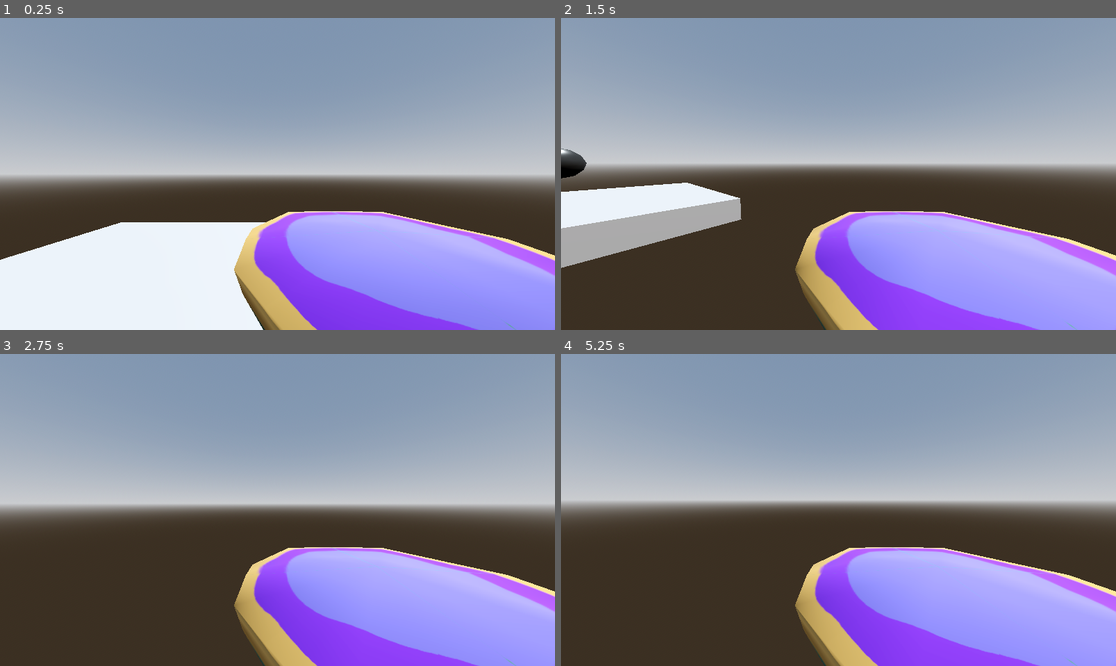
Above: before the commit, frames 1-4 (two rows, left to right).
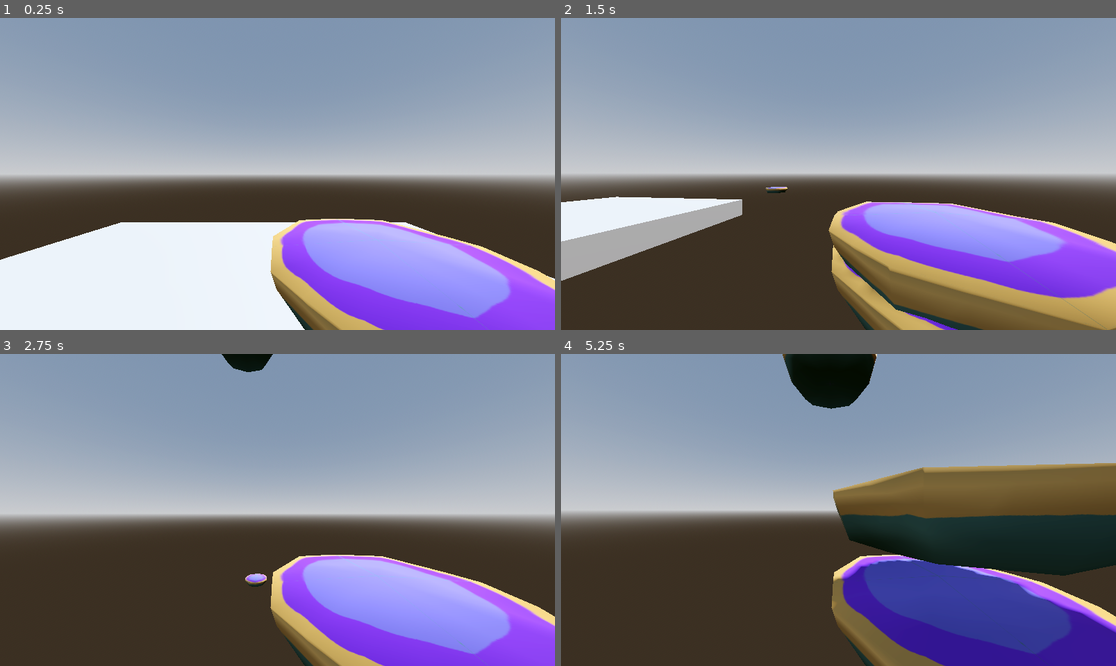
Above: after the commit, the same moments.

Repository: ColinNeary/Splash-Roulette
Game: Godot game, scene res://Scenes/Overworld/overworld.tscn
Same seed, same stepped clock (60 frames per second), same inputs: the game is played once before the commit and once after it.
Inputs (mouse positions are in pixels of both pictures, inside the frame that each line leads up to):
- Up to frame 1 (0.25 s): no input
- Up to frame 2 (1.5 s): tap Enter at 0.5 s; move the mouse to (960, 158) at 0.52 s; hold D (move_right) 0.53-1.28 s; click (960, 158) at 0.6 s; tap Space (jump) at 0.77, 1.07 s; tap ` (freefly) at 0.8, 1.35 s; move the mouse to (810, 174) at 1.27 s; hold W (move_forward) from 1.28 s (still down); click (810, 174) at 1.42 s
- Up to frame 3 (2.75 s): keep holding W (move_forward); tap Space (jump) at 1.52, 1.82, 2.3 s; tap Shift (sprint) at 1.55, 2.1 s; move the mouse to (288, 503) at 2.02 s; click (288, 503) at 2.17 s
- Up to frame 4 (5.25 s): keep holding W (move_forward); move the mouse to (832, 516) at 2.77 s; tap Space (jump) at 2.85, 3.02, 3.32, 3.77, 4.07, 4.25, 4.52, 4.82 s; click (832, 516) at 3.05 s; move the mouse to (877, 513) at 3.52 s; click (877, 513) at 3.6 s; tap ` (freefly) at 3.8, 4.35 s; move the mouse to (794, 506) at 4.27 s; click (794, 506) at 4.42 s; tap Shift (sprint) at 4.55, 5.1 s; move the mouse to (844, 510) at 5.02 s; click (844, 510) at 5.17 s

The runs differ from the first frame. In frame 1, 10% of the frame differs, in the area x 42-100%, y 61-100%; in frame 2, 29%; in frame 3, 18%; in frame 4, 38%, in the area x 0-100%, y 0-100%.

Commit message:
Potion can be thrown

Diff:
--- a/Scenes/Entities/Player/Player.tscn
+++ b/Scenes/Entities/Player/Player.tscn
@@ -17,8 +17,25 @@
 [node name="Player" type="CharacterBody3D" unique_id=1964359459]
 collision_layer = 2
 script = ExtResource("1_ucva2")
+can_move = null
+has_gravity = null
+can_jump = null
 can_sprint = true
 can_freefly = true
+look_speed = null
+base_speed = null
+jump_velocity = null
+sprint_speed = null
+freefly_speed = null
+input_left = null
+input_right = null
+input_forward = null
+input_back = null
+input_jump = null
+input_sprint = null
+input_freefly = null
+throw_force = null
+added_arc = null
 
 [node name="Mesh" type="MeshInstance3D" parent="." unique_id=1959429802]
 transform = Transform3D(1, 0, 0, 0, 1, 0, 0, 0, 1, 0, 0.9, 0)
@@ -34,7 +51,9 @@
 transform = Transform3D(1, 0, 0, 0, 1, 0, 0, 0, 1, 0, 1.7, 0)
 
 [node name="Camera3D" type="Camera3D" parent="Head" unique_id=1146645517]
+unique_name_in_owner = true
 fov = 90.0
 
 [node name="Potion" parent="Head" unique_id=1538363055 instance=ExtResource("2_qer5h")]
+unique_name_in_owner = true
 transform = Transform3D(1, 0, 0, 0, 1, 0, 0, 0, 1, 0.75568926, -0.7772691, -1.1849611)
--- a/Scenes/Entities/Player/player.gd
+++ b/Scenes/Entities/Player/player.gd
@@ -5,6 +5,7 @@
 
 extends CharacterBody3D
 
+@export_group("Actions")
 ## Can we move around?
 @export var can_move : bool = true
 ## Are we affected by gravity?
@@ -44,17 +45,28 @@
 ## Name of Input Action to toggle freefly mode.
 @export var input_freefly : String = "freefly"
 
+## Determines throw behavior
+@export_group("Throwing")
+## Force the potion is thrown at target with
+@export var throw_force : float = 10
+## Extra upwards tilt added to the throw angle
+@export var added_arc : float = .3
+
+## IMPORTANT REFERENCES
+@onready var head: Node3D = $Head
+@onready var collider: CollisionShape3D = $Collider
+@onready var camera: Camera3D = %Camera3D
+@onready var potion: Potion = %Potion
+
 var mouse_captured : bool = false
 var look_rotation : Vector2
 var move_speed : float = 0.0
 var freeflying : bool = false
 
-## IMPORTANT REFERENCES
-@onready var head: Node3D = $Head
-@onready var collider: CollisionShape3D = $Collider
 
 func _ready() -> void:
 	check_input_mappings()
+	capture_mouse()
 	look_rotation.y = rotation.y
 	look_rotation.x = head.rotation.x
 
@@ -68,6 +80,10 @@
 	# Look around
 	if mouse_captured and event is InputEventMouseMotion:
 		rotate_look(event.relative)
+
+	# Throw potion
+	if Input.is_action_just_pressed("action_fire"):
+		throw_potion()
 
 	# Toggle freefly mode
 	if can_freefly and Input.is_action_just_pressed(input_freefly):
@@ -176,3 +192,11 @@
 	if can_freefly and not InputMap.has_action(input_freefly):
 		push_error("Freefly disabled. No InputAction found for input_freefly: " + input_freefly)
 		can_freefly = false
+
+# Determines direction and force to throw potion
+func throw_potion() -> void:
+	var forward_dir := -camera.get_global_transform().basis.z
+	forward_dir.y += added_arc
+	var random_torque = Vector3(randf_range(-.1, .1), randf_range(-.1, .1), randf_range(-.1, .1))
+
+	potion.throw(forward_dir, throw_force, random_torque)
--- a/Scenes/Potion/Potion.tscn
+++ b/Scenes/Potion/Potion.tscn
@@ -7,28 +7,22 @@
 height = 0.50561523
 radius = 0.92822266
 
-[node name="Potion" type="Node3D" unique_id=1538363055]
-transform = Transform3D(0.8, 0, 0, 0, 0.8, 0, 0, 0, 0.8, 0, 0, 0)
-script = ExtResource("1_dt4k1")
-
-[node name="RigidBody3D" type="RigidBody3D" parent="." unique_id=406657175]
-unique_name_in_owner = true
+[node name="Potion" type="RigidBody3D" unique_id=406657175]
 collision_layer = 0
 collision_mask = 0
 freeze = true
+script = ExtResource("1_dt4k1")
 
-[node name="CollisionShape3D" type="CollisionShape3D" parent="RigidBody3D" unique_id=241060116]
+[node name="CollisionShape3D" type="CollisionShape3D" parent="." unique_id=241060116]
 transform = Transform3D(1, 0, 0, 0, 1, 0, 0, 0, 1, 0, 0.07849121, 0)
 shape = SubResource("CylinderShape3D_dyfog")
 
 [node name="Mesh" parent="." unique_id=1040727149 instance=ExtResource("2_1qwat")]
+transform = Transform3D(0.8, 0, 0, 0, 0.8, 0, 0, 0, 0.8, 0, 0, 0)
 
 [node name="Lifetime Timer" type="Timer" parent="." unique_id=1045884645]
 unique_name_in_owner = true
 wait_time = 60.0
 one_shot = true
 
-[connection signal="body_entered" from="RigidBody3D" to="." method="_on_rigid_body_entered"]
-[connection signal="timeout" from="Lifetime Timer" to="." method="_on_lifetime_timer_timeout"]
-
 [editable path="Mesh"]
--- a/Scenes/Potion/potion.gd
+++ b/Scenes/Potion/potion.gd
@@ -1,28 +1,25 @@
 extends Node3D
 class_name Potion
 
-@onready var rigid_body: RigidBody3D = %RigidBody3D
 @onready var lifetime_timer: Timer = %"Lifetime Timer"
 
 
-func throw(dir:Vector3, force:float) -> void:
+func throw(dir:Vector3, force:float, torque:Vector3) -> void:
 	# Create clone
 	var clone : Node3D = self.duplicate()
 	get_tree().current_scene.add_child(clone)
 
 	# Collisions
-	clone.scale = Vector3(.8, .8, .8)
 	clone.global_position = self.global_position
-	clone.rigid_body.set_collision_mask_value(1, true) # potion will scan for walls
-	clone.rigid_body.set_collision_mask_value(2, true) # potion will scan for enemies
-	clone.rigid_body.contact_monitor = true
-	clone.rigid_body.max_contacts_reported = 1
+	clone.set_collision_mask_value(1, true) # potion will scan for walls
+	clone.set_collision_mask_value(3, true) # potion will scan for enemies
+	clone.contact_monitor = true
+	clone.max_contacts_reported = 1
 
 	# Movement
 	clone.freeze = false
-	var random_torque = Vector3(randf_range(-.1, .1), randf_range(-.1, .1), randf_range(-.1, .1))
 	clone.apply_central_impulse(Vector3.ONE * force * dir)
-	clone.apply_torque_impulse(random_torque)
+	clone.apply_torque_impulse(torque)
 
 	clone.lifetime_timer.start()
 
@@ -33,6 +30,7 @@
 
 # When potion collides with something, freeze for now
 func _on_rigid_body_entered(body: Node) -> void:
-	self.rigid_body.freeze = true
-	self.rigid_body.set_deferred("set_contact_monitor", false)
-	self.call_deferred("reparent", body)
+	pass
+	#self.freeze = true
+	#self.set_deferred("set_contact_monitor", false)
+	#self.call_deferred("reparent", body)
